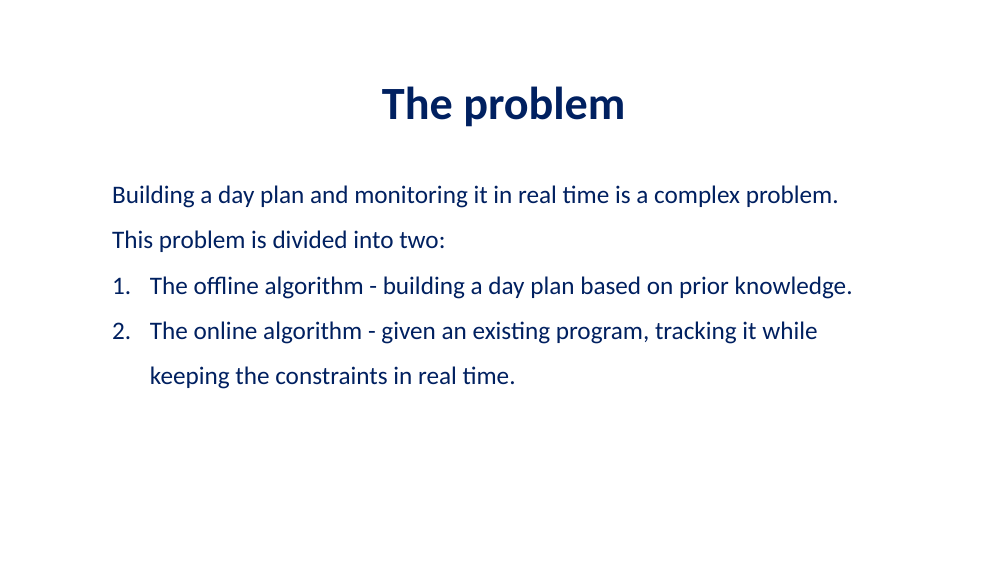
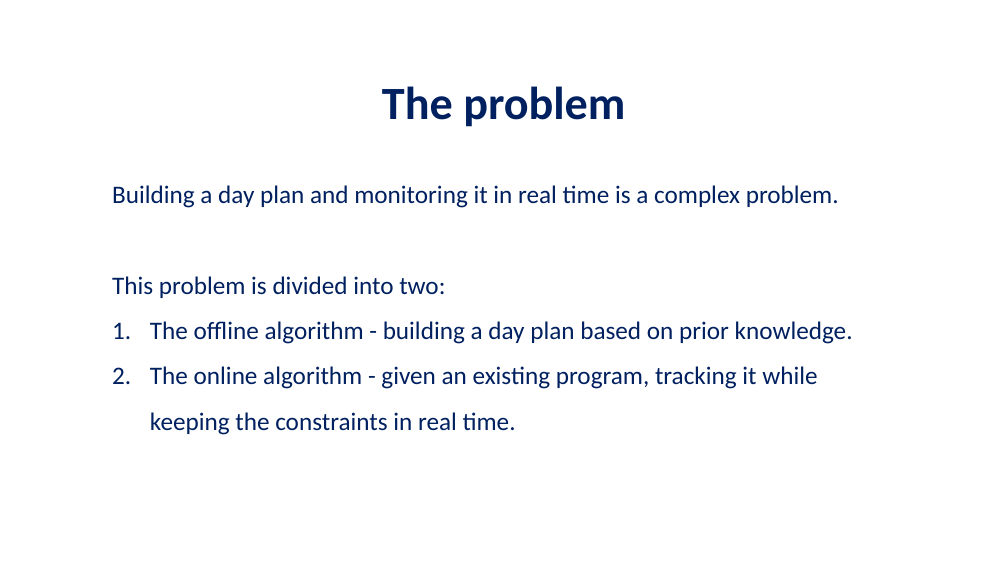
Before and after one commit to Cohen-Yoav/Project-A---Airport-Management, a slide deck: slide 3 of חומר עזר לפרויקט/project_A.pptx. Drawn at 1008x567 pixels with LibreOffice and Linux fonts; fonts in the diff are those of the drawing; background and template pictures are left out. Boxes give left, top, right and bottom in pixels: in the first picture for what was removed or moved away, otherwise in the second. Text is boxed around its words. In the diff, an @@ line names an element or a change of style, - is before the commit and + after.

```diff
--- a/חומר עזר לפרויקט/project_A.pptx
+++ b/חומר עזר לפרויקט/project_A.pptx
@@ text "Building a day plan and ..." rewrapped from bbox=[112, 185, 853, 389] to bbox=[112, 185, 853, 435] @@
```
Also in this commit, not shown: 3 other slides changed, 1 slide added.
